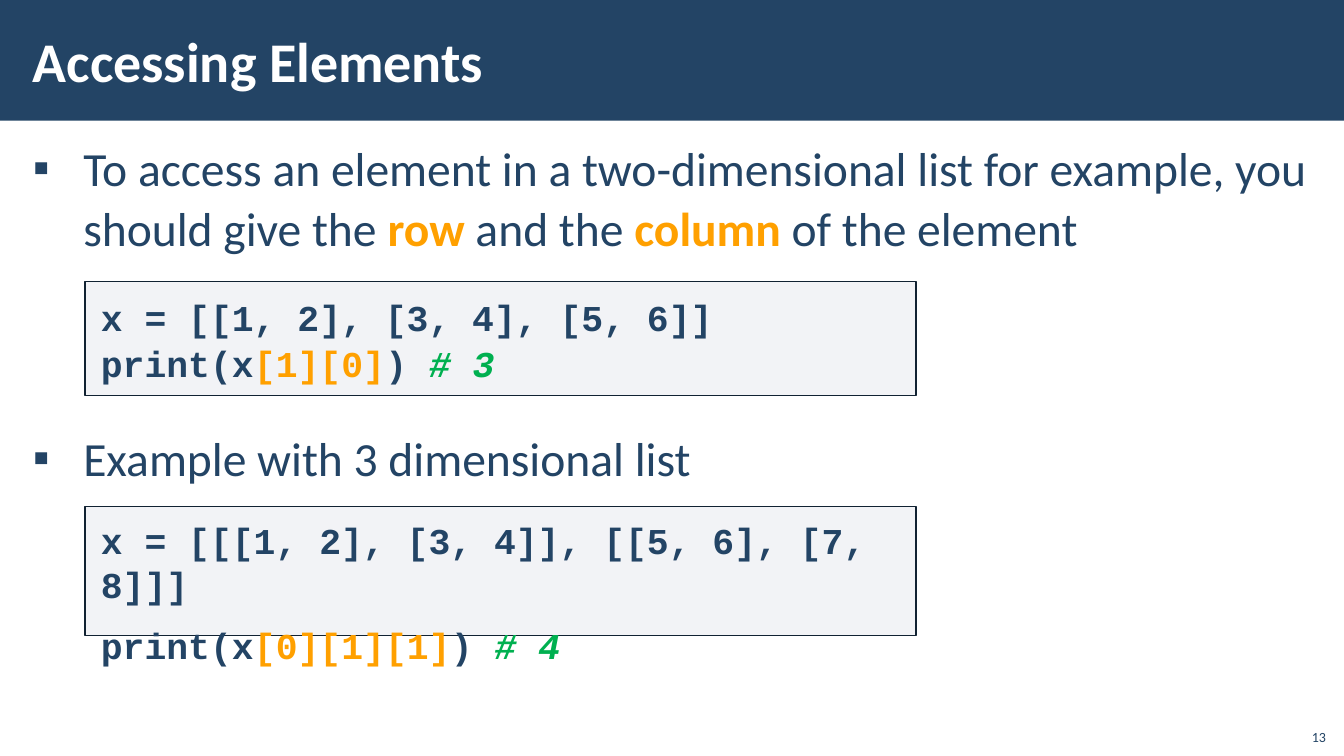
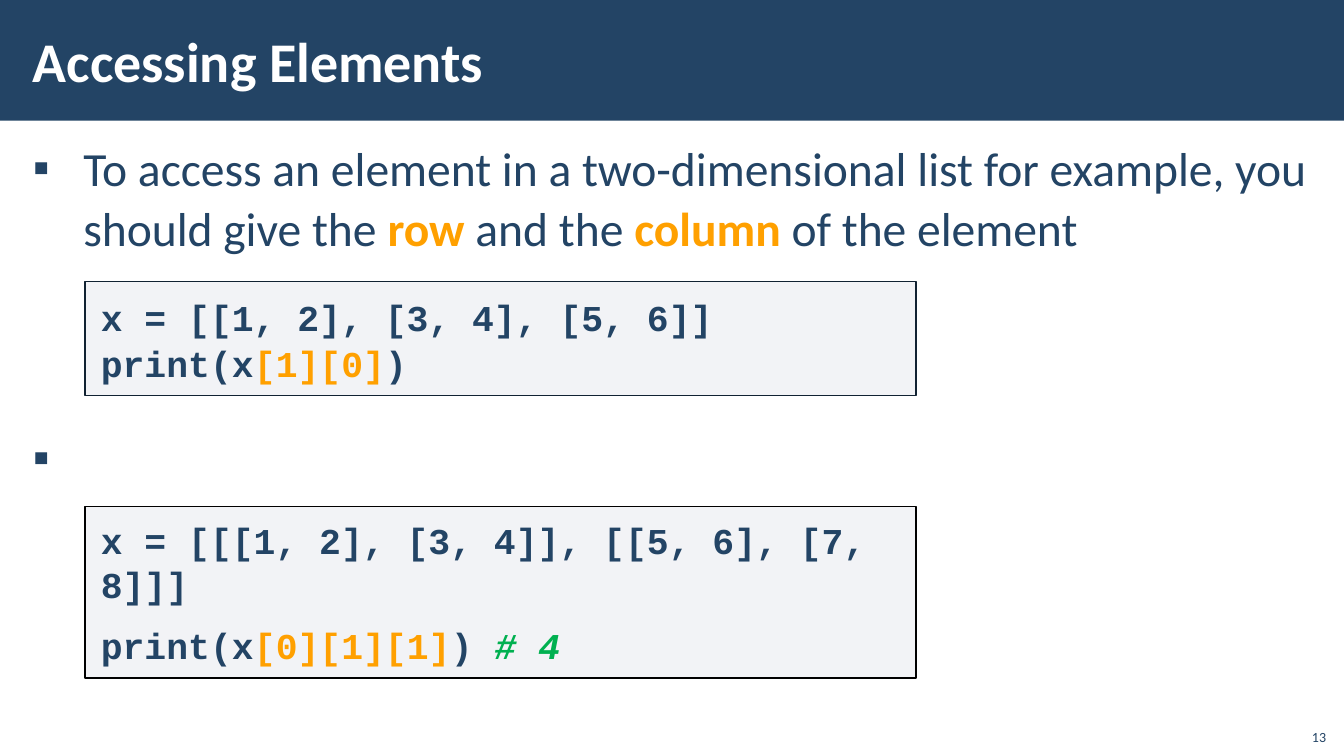
Before and after one commit to HristoRaykov/python_advanced_01.2020, a slide deck: slide 13 of 03.MultidimentinalLists/03-Multidimensional-Lists.pptx. Drawn at 1344x756 pixels with LibreOffice and Linux fonts; fonts in the diff are those of the drawing; background and template pictures are left out. Boxes give left, top, right and bottom in pixels: in the first picture for what was removed or moved away, otherwise in the second. Text is boxed around its words. In the diff, an @@ line names an element or a change of style, - is before the commit and + after.

Commit message:
some slide files format corrected

```diff
--- a/03.MultidimentinalLists/03-Multidimensional-Lists.pptx
+++ b/03.MultidimentinalLists/03-Multidimensional-Lists.pptx
@@ rectangle "x = [[1, 2], [3, ..." at box(85, 281, 915, 396): text to rectangle; outline #112233 1 pt to #112232 0.99 pt @@
@@ text in rectangle at box(101, 351, 407, 385): text changed @@
-print(x[1][0]) # 3
+print(x[1][0])
@@ text at box(83, 443, 691, 484): paragraph removed @@
-▪ Example with 3 dimensional list
@@ rectangle "x = [[[1, 2], [3, ...": place and size @@
-rectangle "x = [[[1, 2], [3, ..." at box(85, 507, 915, 636)
+rectangle "x = [[[1, 2], [3, ..." at box(85, 507, 915, 679)
@@ rectangle "x = [[[1, 2], [3, ..." at box(85, 507, 915, 679): outline #112233 1 pt to #000000 0.99 pt @@
```
Also in this commit, not shown: 24 other slides changed.
